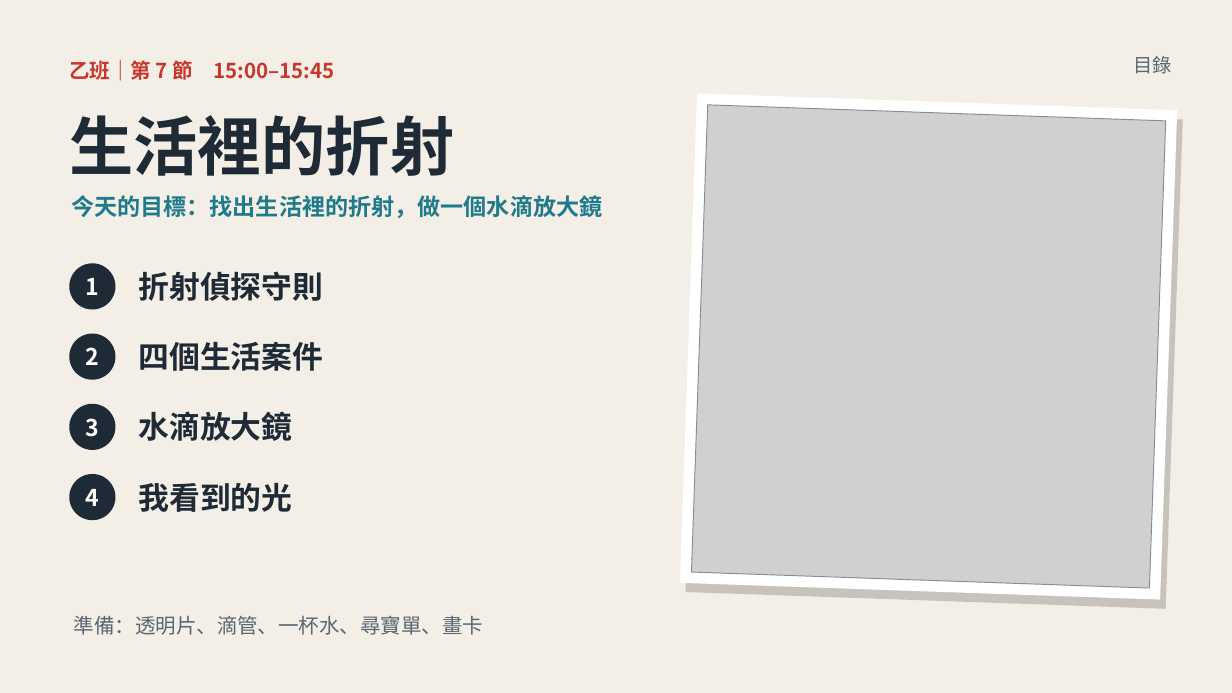
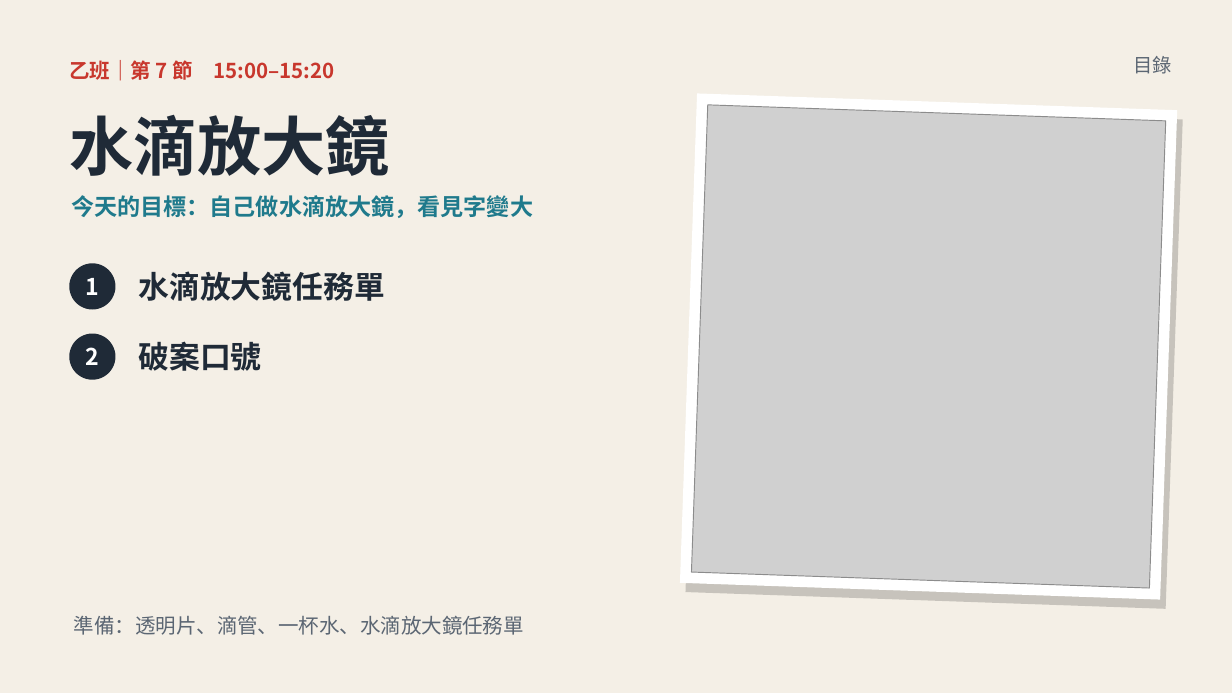
Before and after one commit to classtools1020/sports-results, a slide deck: slide 23 of f8f9fc3bd1/slides.pptx (slide 14 before the commit). Drawn at 1232x693 pixels with LibreOffice and Linux fonts; fonts in the diff are those of the drawing; grey boxes stand for pictures. Boxes give left, top, right and bottom in pixels: in the first picture for what was removed or moved away, otherwise in the second. Text is boxed around its words. In the diff, an @@ line names an element or a change of style, - is before the commit and + after.

```diff
--- a/f8f9fc3bd1/slides.pptx
+++ b/f8f9fc3bd1/slides.pptx
@@ text at bbox=[69, 60, 335, 81]: text changed @@
-乙班｜第 7 節 15:00–15:45
+乙班｜第 7 節 15:00–15:20
@@ text "水滴放大鏡": place and size @@
-text "水滴放大鏡" at bbox=[139, 411, 293, 441]
+text "水滴放大鏡" at bbox=[69, 114, 390, 176]
@@ text "水滴放大鏡" at bbox=[69, 114, 390, 176]: size 24 to 50 pt @@
@@ text removed at bbox=[69, 115, 454, 176] @@
-生活裡的折射
@@ text at bbox=[71, 195, 533, 218]: text changed @@
-今天的目標：找出生活裡的折射，做一個水滴放大鏡
+今天的目標：自己做水滴放大鏡，看見字變大
@@ text at bbox=[139, 271, 385, 301]: text changed @@
-折射偵探守則
+水滴放大鏡任務單
@@ text at bbox=[139, 341, 262, 371]: text changed @@
-四個生活案件
+破案口號
@@ ellipse removed at bbox=[69, 404, 116, 450] @@
-3
@@ ellipse removed at bbox=[69, 474, 116, 520] @@
-4
@@ text removed at bbox=[139, 483, 293, 512] @@
-我看到的光
@@ text at bbox=[74, 616, 524, 635]: text changed @@
-準備：透明片、滴管、一杯水、尋寶單、畫卡
+準備：透明片、滴管、一杯水、水滴放大鏡任務單
```
Also in this commit, not shown: 5 other slides changed, 1 slide added, 3 slides removed, 1 other file.
